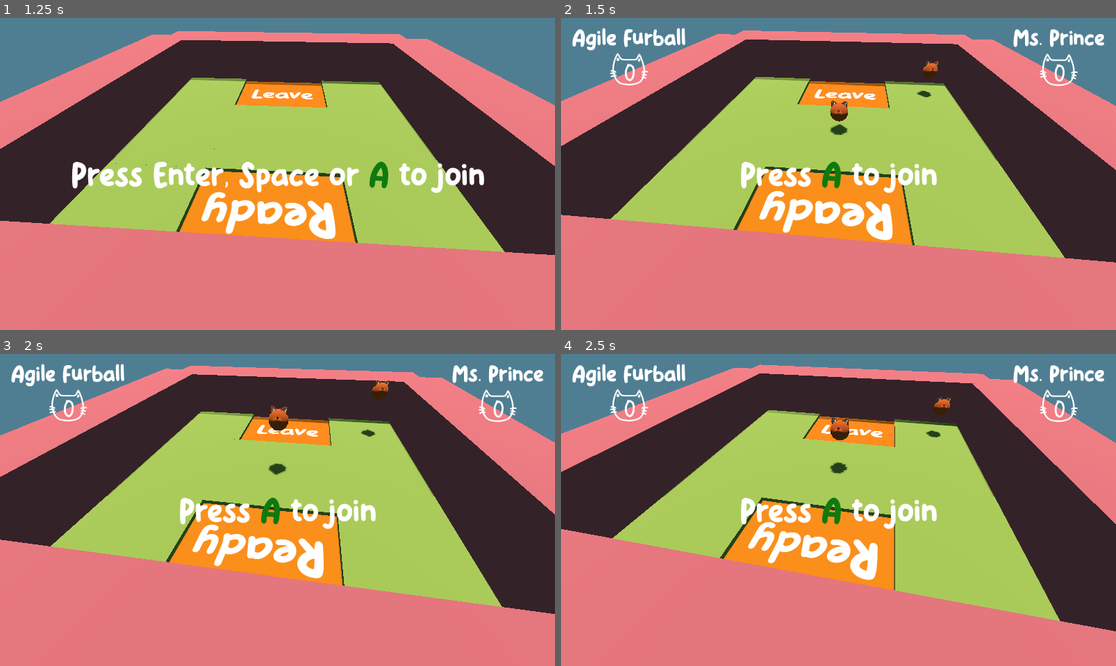
Above: before the commit, frames 1-4 (two rows, left to right).
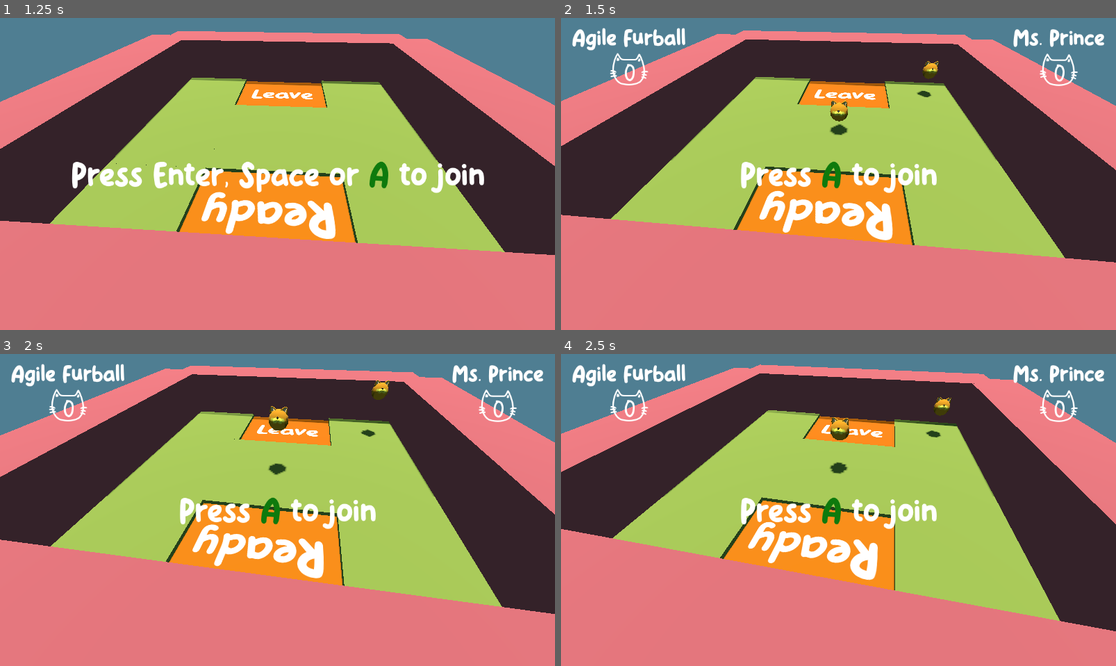
Above: after the commit, the same moments.

Repository: HedgeLizards/ggj24
Game: Godot game, scene res://scenes/start.tscn
Two runs of this game, one before a commit and one after it. Both use one fixed random seed, a clock stepped at 60 frames per second and the inputs below. Sound files missing from this copy of the repository are replaced by a short silence.
Inputs (mouse positions are in pixels of both pictures, inside the frame that each line leads up to):
- Up to frame 1 (1.25 s): click "Play" at 0.5 s
- Up to frame 2 (1.5 s): tap Enter (join_1) at 1.25 s; move the mouse to (960, 158) at 1.27 s; tap Space (join_0) at 1.35 s
- Up to frame 3 (2 s): no input
- Up to frame 4 (2.5 s): move the mouse to (727, 525) at 2.02 s; tap Enter (join_1) at 2.1 s

Frame 1 is identical in both runs. In frame 2, 0.3% of the frame differs, in the area x 48-69%, y 13-34%; in frame 3, 0.3%, in the area x 48-71%, y 8-25%; in frame 4, 0.3%.

Commit message:
Cat Fur Variations

Diff:
--- a/art/Textures/Cat/Fur1.tres
+++ b/art/Textures/Cat/Fur1.tres
@@ -1,7 +1,9 @@
-[gd_resource type="StandardMaterial3D" format=3 uid="uid://dibqs3spwxxxs"]
+[gd_resource type="StandardMaterial3D" load_steps=2 format=3 uid="uid://dibqs3spwxxxs"]
+
+[ext_resource type="Texture2D" uid="uid://dymkex35iswft" path="res://art/Textures/Fur UVs/UV1.png" id="1_ya7ic"]
 
 [resource]
-albedo_color = Color(0.733333, 0.286275, 0.0941176, 1)
+albedo_texture = ExtResource("1_ya7ic")
 normal_scale = 16.0
 rim = 0.21
 rim_tint = 1.0
--- a/art/Textures/Cat/Trim1.tres
+++ b/art/Textures/Cat/Trim1.tres
@@ -1,4 +1,4 @@
 [gd_resource type="StandardMaterial3D" format=3 uid="uid://bmd3o5xjf5s8"]
 
 [resource]
-albedo_color = Color(0.862745, 0.662745, 0.529412, 1)
+albedo_color = Color(0.885309, 0.658466, 0.437833, 1)
--- a/scenes/Catmodel.tscn
+++ b/scenes/Catmodel.tscn
@@ -1,9 +1,10 @@
-[gd_scene load_steps=6 format=3 uid="uid://b0nesfiqea24v"]
+[gd_scene load_steps=7 format=3 uid="uid://b0nesfiqea24v"]
 
 [ext_resource type="PackedScene" uid="uid://c1m1lbs4oqw12" path="res://art/Cats/ggjcat.glb" id="1_gqcon"]
 [ext_resource type="Material" uid="uid://dibqs3spwxxxs" path="res://art/Textures/Cat/Fur1.tres" id="2_kcq33"]
 [ext_resource type="Material" uid="uid://c3obgtir3kx7x" path="res://art/Textures/Cat/Nose1.tres" id="3_67hn4"]
 [ext_resource type="Material" uid="uid://bmd3o5xjf5s8" path="res://art/Textures/Cat/Trim1.tres" id="3_gbopg"]
+[ext_resource type="Texture2D" uid="uid://bo1jkj8eunvg1" path="res://art/Cats/eye.png" id="5_pd0pl"]
 [ext_resource type="Texture2D" uid="uid://c4ljefsev457i" path="res://art/Textures/Cat/eyeblink.tres" id="5_riu7h"]
 
 [node name="ggjcat" instance=ExtResource("1_gqcon")]
@@ -15,9 +16,9 @@
 surface_material_override/2 = ExtResource("3_gbopg")
 
 [node name="Decal" type="Decal" parent="Cat_bdy" index="0"]
-transform = Transform3D(-0.414067, -0.754949, 0.376486, 0.0278923, 0.664526, 0.606533, -0.622307, 0.532107, -0.223319, -0.693617, 0.984587, 0.703271)
+transform = Transform3D(-0.414067, -0.754949, 0.376486, 0.0278923, 0.664526, 0.606533, -0.622307, 0.532108, -0.223319, -0.693617, 0.984587, 0.703271)
 size = Vector3(2, 1.50971, 2)
-texture_albedo = ExtResource("5_riu7h")
+texture_albedo = ExtResource("5_pd0pl")
 upper_fade = 1e-05
 lower_fade = 1e-05
 
Binary file changed: art/Cats/eye.png
Binary file added: art/Cats/eye2.png
Not shown, added: art/Cats/eye2.png.import
Binary file added: art/Textures/Fur UVs/UV1.png
Not shown, added: art/Textures/Fur UVs/UV1.png.import
Binary file added: art/Textures/Fur UVs/UV2.png
Not shown, added: art/Textures/Fur UVs/UV2.png.import
Binary file added: art/Textures/Fur UVs/UV3.png
Not shown, added: art/Textures/Fur UVs/UV3.png.import
